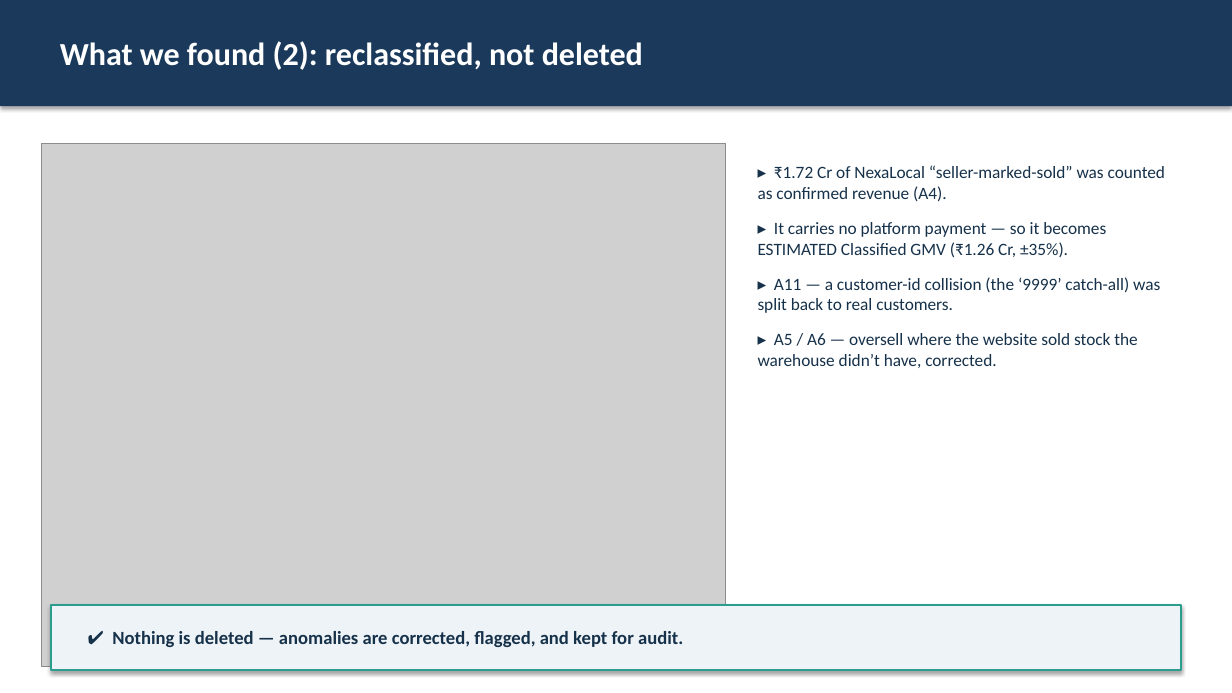
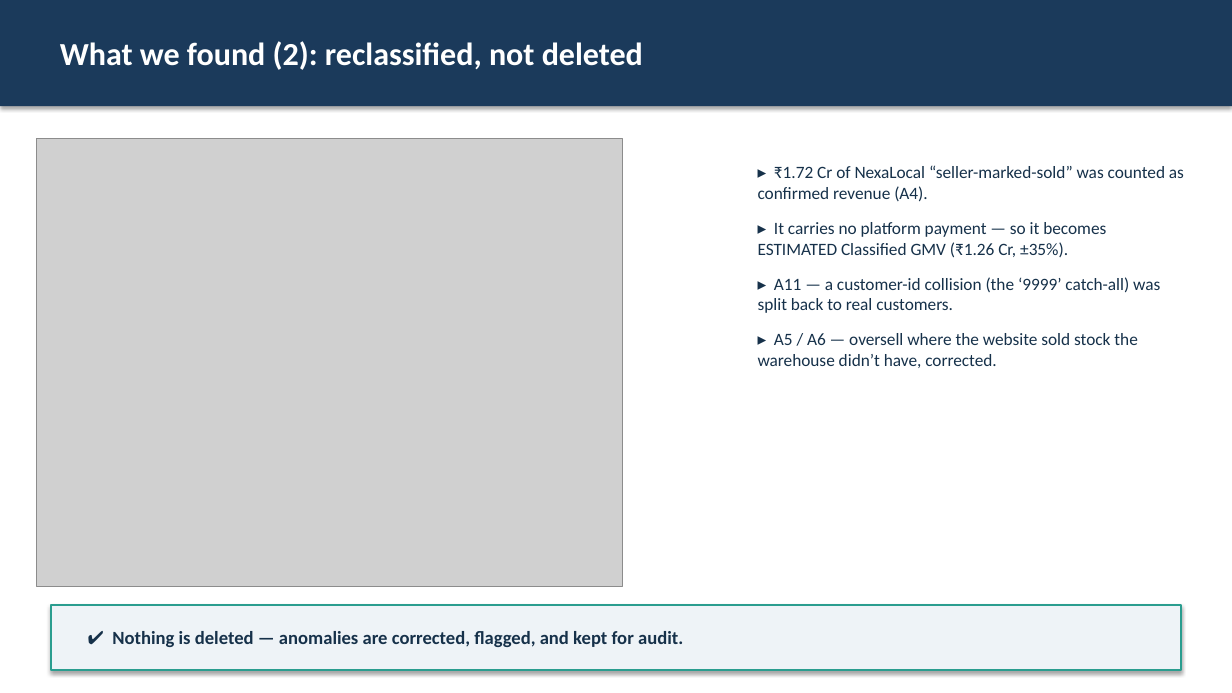
Before and after one commit to ARIF-rb/nexamart-m2, a slide deck: slide 5 of presentation/nexamart_m2_presentation.pptx. Drawn at 1232x693 pixels with LibreOffice and Linux fonts; fonts in the diff are those of the drawing; grey boxes stand for pictures. Boxes give left, top, right and bottom in pixels: in the first picture for what was removed or moved away, otherwise in the second. Text is boxed around its words. In the diff, an @@ line names an element or a change of style, - is before the commit and + after.

```diff
--- a/presentation/nexamart_m2_presentation.pptx
+++ b/presentation/nexamart_m2_presentation.pptx
@@ picture: place and size @@
-picture at (42, 143, 726, 667)
+picture at (37, 139, 622, 587)
@@ text "▸ ₹1.72 Cr of NexaLocal ..." rewrapped from (758, 165, 1165, 368) to (758, 165, 1184, 368) @@
```
Also in this commit, not shown: 8 other slides changed.
